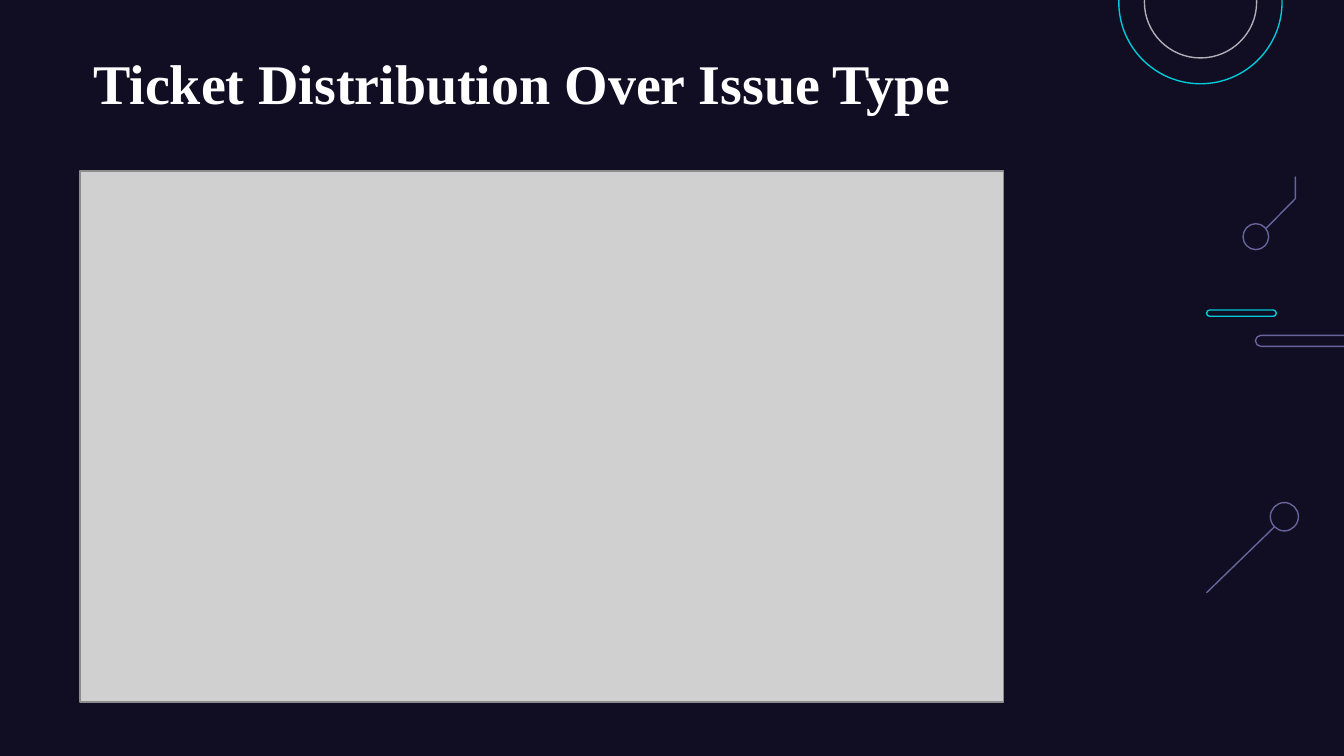
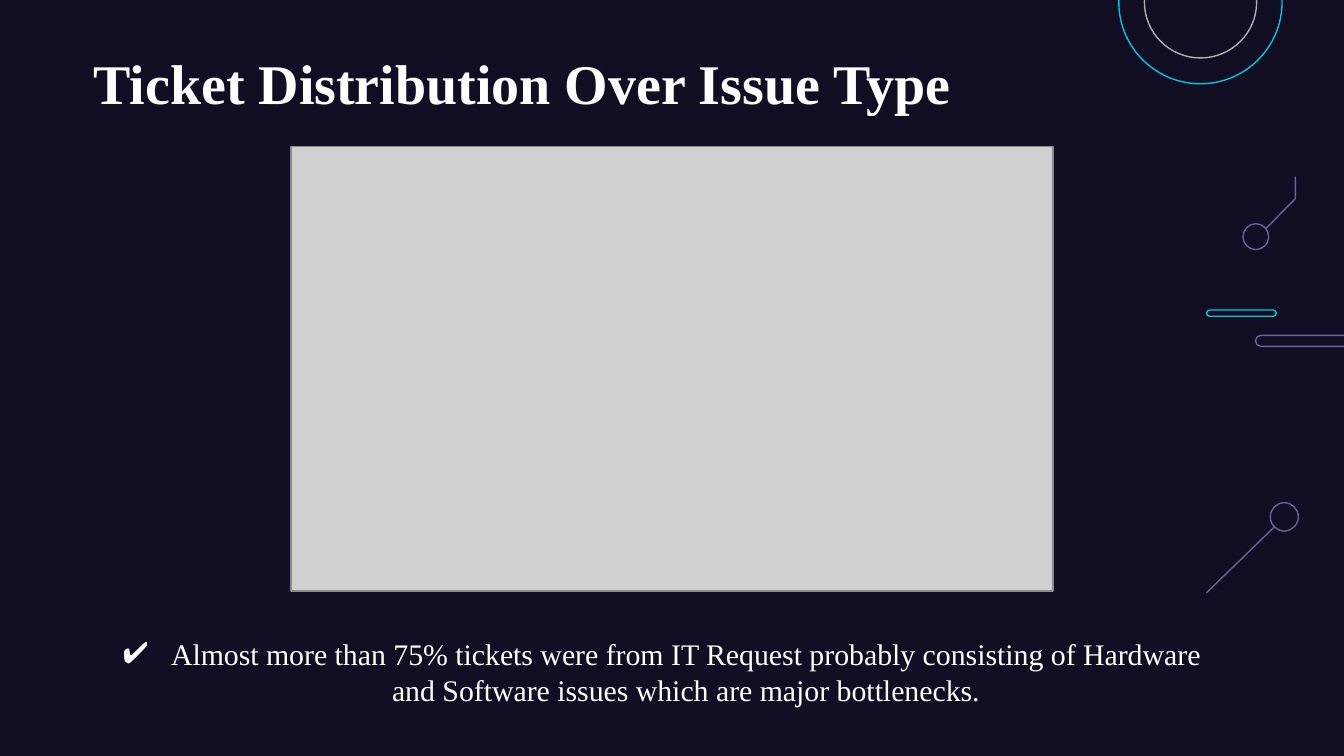
Before and after one commit to jemish123/IT_Ticket_Analysis, a slide deck: slide 10 of SpreadSheet_Project_IT_Ticket_Analysis.pptx (slide 9 before the commit). Drawn at 1344x756 pixels with LibreOffice and Linux fonts; fonts in the diff are those of the drawing; grey boxes stand for pictures. Boxes give left, top, right and bottom in pixels: in the first picture for what was removed or moved away, otherwise in the second. Text is boxed around its words. In the diff, an @@ line names an element or a change of style, - is before the commit and + after.

```diff
--- a/SpreadSheet_Project_IT_Ticket_Analysis.pptx
+++ b/SpreadSheet_Project_IT_Ticket_Analysis.pptx
@@ picture: place and size @@
-picture at (81, 171, 1004, 702)
+picture at (292, 146, 1054, 591)
@@ text added at (171, 644, 1200, 702), 16 pt, text #FFFFFF @@
+✔ Almost more than 75% tickets were from IT Request probably consisting of Hardware and Software issues which are major bottlenecks.
```
Also in this commit, not shown: 16 other slides changed, 5 slides added, 2 slides removed, 6 other files.
